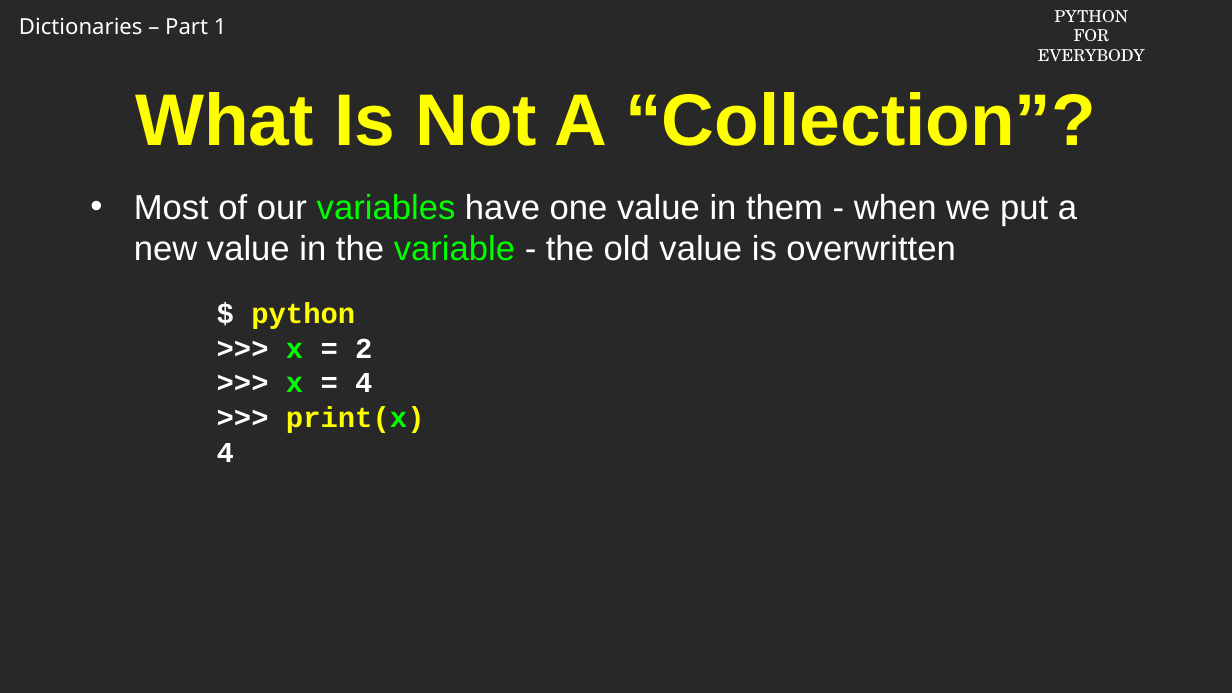
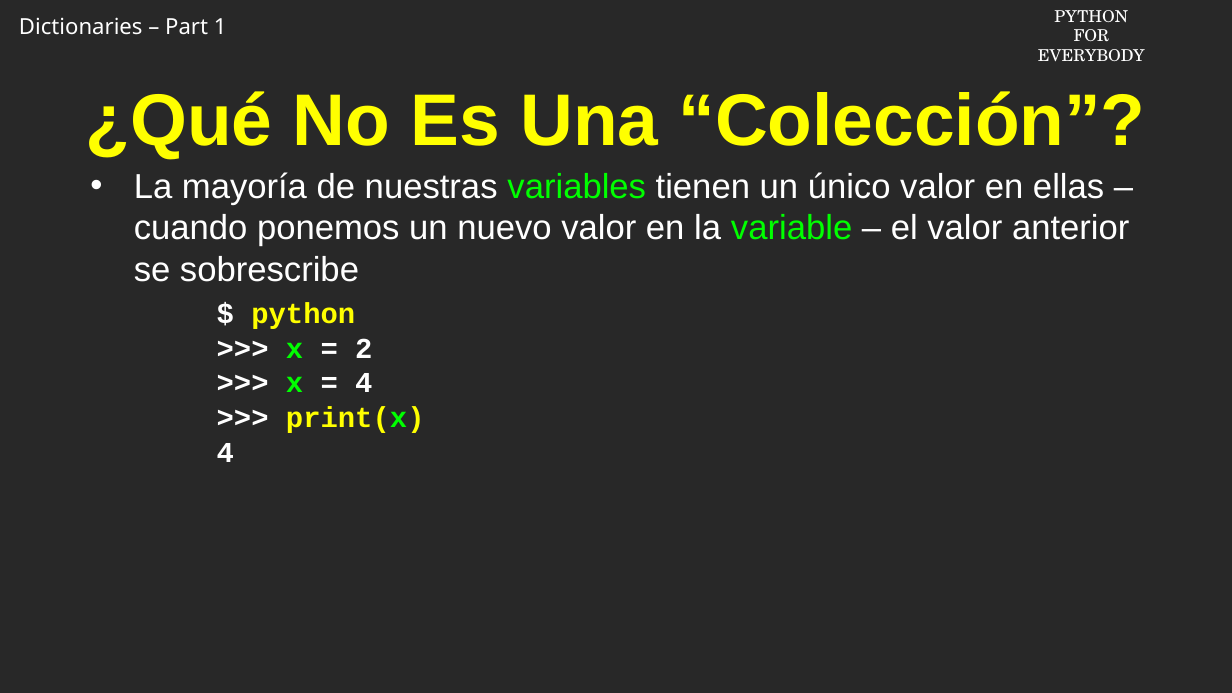
Before and after one commit to csev/py4e, a slide deck: slide 3 of ai/9.1.pptx. Drawn at 1232x693 pixels with LibreOffice and Linux fonts; fonts in the diff are those of the drawing; background and template pictures are left out. Boxes give left, top, right and bottom in pixels: in the first picture for what was removed or moved away, otherwise in the second. Text is boxed around its words. In the diff, an @@ line names an element or a change of style, - is before the commit and + after.

```diff
--- a/ai/9.1.pptx
+++ b/ai/9.1.pptx
@@ title at box(86, 91, 1146, 159): text changed @@
-What Is Not A “Collection”?
+¿Qué No Es Una “Colección”?
@@ text at box(134, 172, 1129, 282): text changed @@
-• Most of our variables have one value in them - when we put a new value in the variable - the old value is overwritten
+• La mayoría de nuestras variables tienen un único valor en ellas – cuando ponemos un nuevo valor en la variable – el valor anterior se sobrescribe
```
Also in this commit, not shown: 4 other slides changed, 5 slides added, 5 slides removed.
